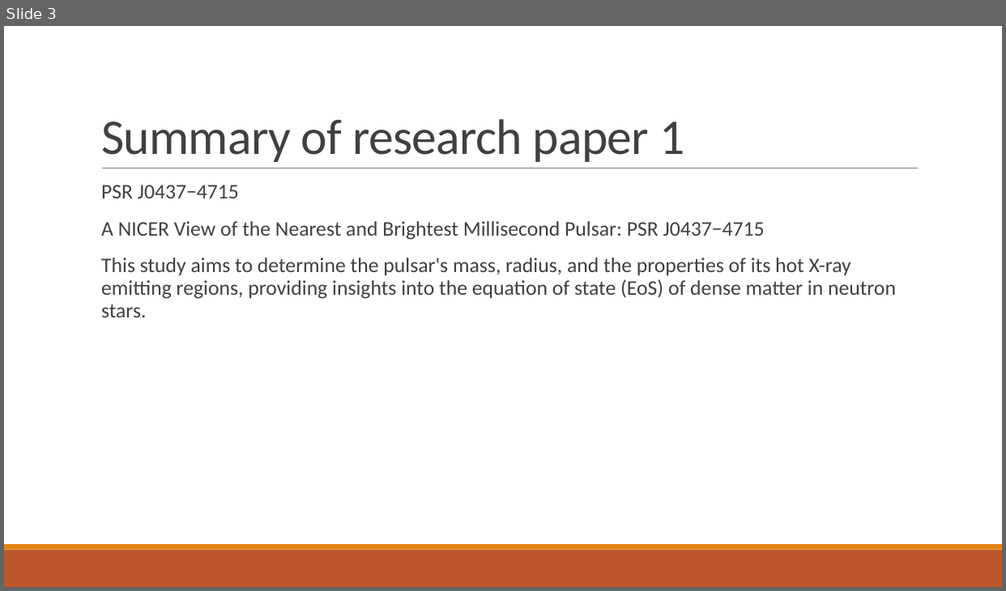
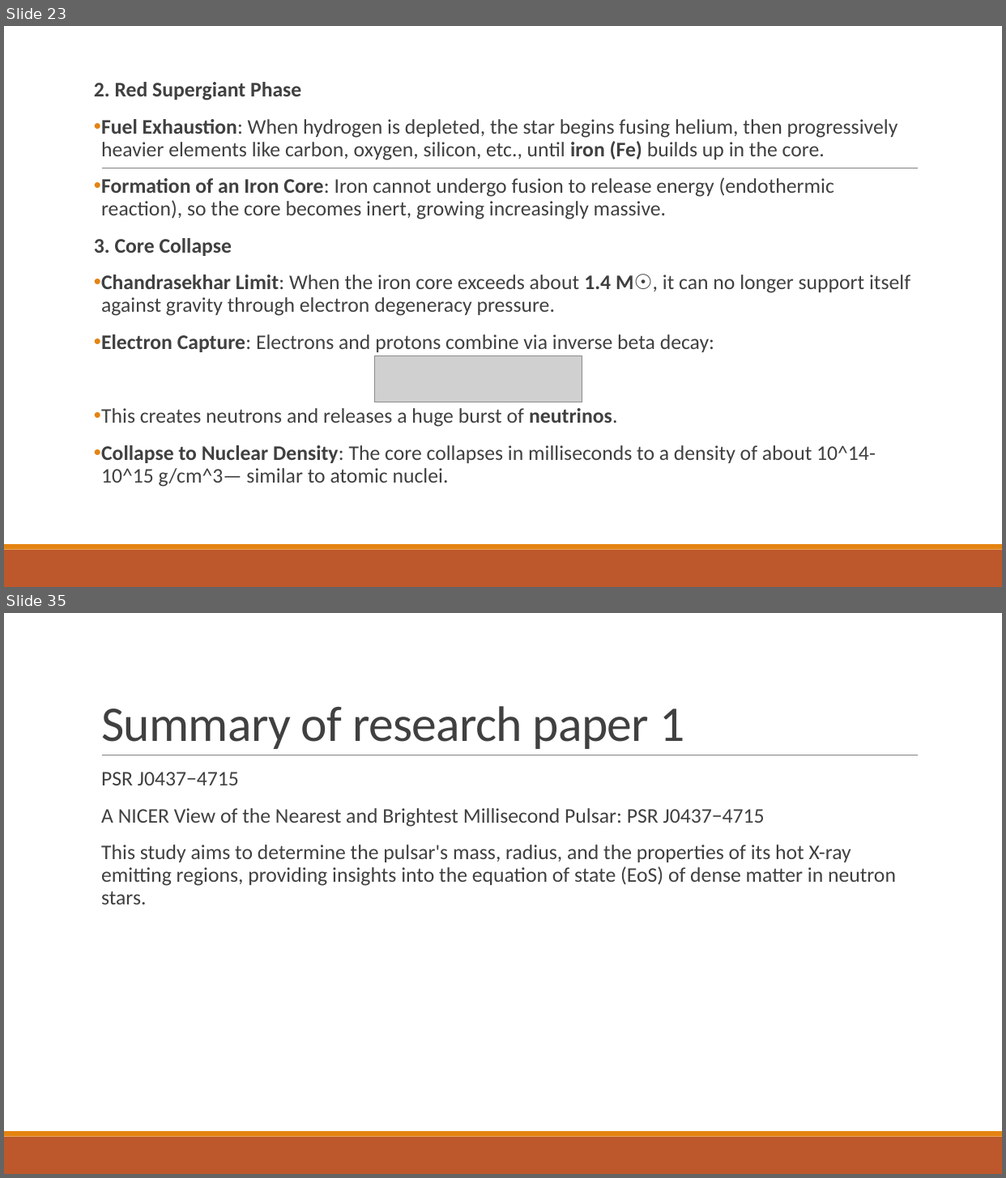
Before and after one commit to Avanee03/PPM-of-Neutron-star-Unveiling-hot-spot-geometry, a slide deck: Initial presentation.pptx. Shown one above the other, each under a label of ours: slide 3 before the commit, slides 23 and 35 after it; the slides between them are not shown. The pictures are 1006x591 and 1006x1178 pixels, drawn with LibreOffice and Linux fonts; fonts in the diff are those of the drawing; grey boxes stand for pictures. Boxes give left, top, right and bottom in pixels: in the first picture for what was removed or moved away, otherwise in the second. Text is boxed around its words. In the diff, an @@ line names an element or a change of style, - is before the commit and + after.

```diff
--- a/Initial presentation.pptx
+++ b/Initial presentation.pptx
@@ slide 23 added at [4, 26, 1002, 587], background #FFFFFF; not listed: 3 template elements that a slide beside it also shows @@
@@ text added at [94, 82, 910, 487], 20 pt, text #404040 @@
+2. Red Supergiant Phase
+• Fuel Exhaustion: When hydrogen is depleted, the star begins fusing helium, then progressively heavier elements like carbon, oxygen, silicon, etc., until iron (Fe) builds up in the core.
+• Formation of an Iron Core: Iron cannot undergo fusion to release energy (endothermic reaction), so the core becomes inert, growing increasingly massive.
+3. Core Collapse
+• Chandrasekhar Limit: When the iron core exceeds about 1.4 M☉, it can no longer support itself against gravity through electron degeneracy pressure.
+• Electron Capture: Electrons and protons combine via inverse beta decay:
+• This creates neutrons and releases a huge burst of neutrinos.
+• Collapse to Nuclear Density: The core collapses in milliseconds to a density of about 10^14-10^15 g/cm^3— similar to atomic nuclei.
@@ picture added at [374, 356, 582, 402] @@
@@ what was slide 3 is now slide 35 @@
```
Also in this commit, not shown: 31 other slides added.
